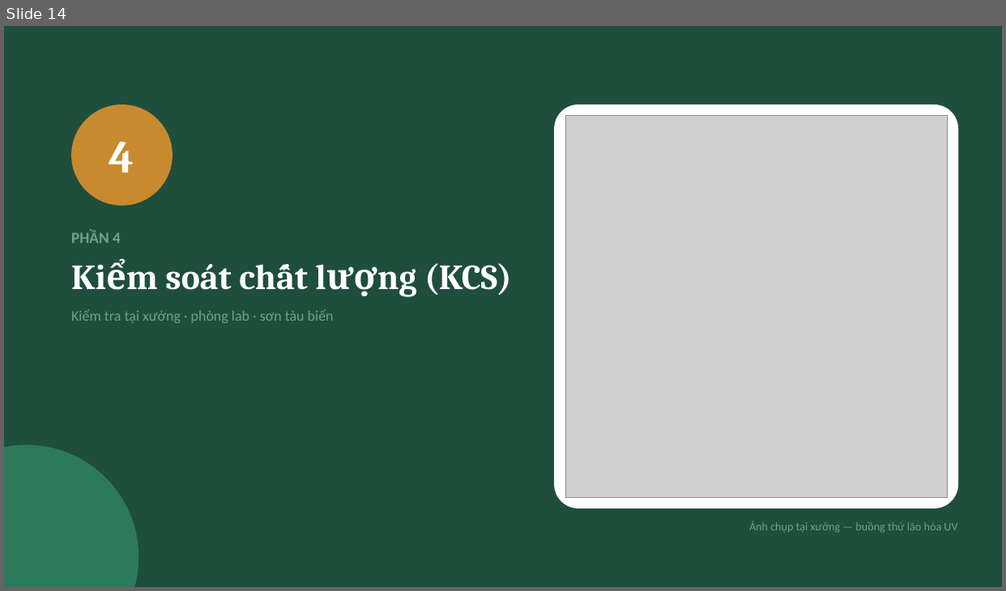
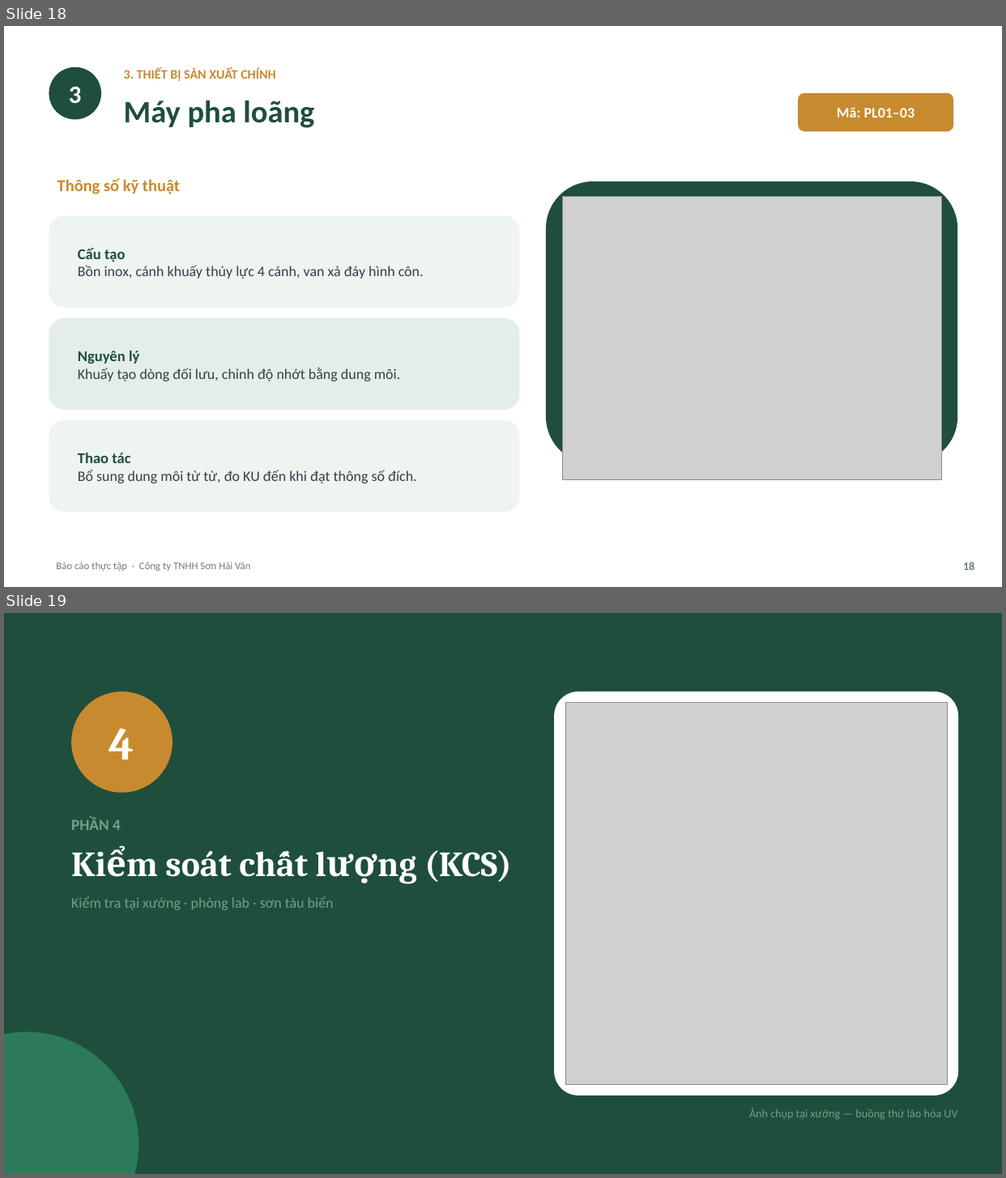
Before and after one commit to tranconcoder/pubic-resources, a slide deck: SuHeo/Báo cáo thực tập - Sơn Hải Vân.pptx. Shown one above the other, each under a label of ours: slide 14 before the commit, slides 18 and 19 after it. The pictures are 1006x591 and 1006x1178 pixels, drawn with LibreOffice and Linux fonts; fonts in the diff are those of the drawing; grey boxes stand for pictures. Boxes give left, top, right and bottom in pixels: in the first picture for what was removed or moved away, otherwise in the second. Text is boxed around its words. In the diff, an @@ line names an element or a change of style, - is before the commit and + after.

```diff
--- a/SuHeo/Báo cáo thực tập - Sơn Hải Vân.pptx
+++ b/SuHeo/Báo cáo thực tập - Sơn Hải Vân.pptx
@@ slide 18 added at (4, 26, 1002, 587), background #FFFFFF @@
@@ ellipse added at (49, 67, 101, 120), fill #1F4E3D, 24 pt, text #FFFFFF, bold @@
+3
@@ text added at (124, 68, 275, 81), 12.5 pt, text #C88A2E, bold @@
+3. THIẾT BỊ SẢN XUẤT CHÍNH
@@ rounded rectangle added at (799, 93, 954, 131), fill #C88A2E, 14 pt, text #FFFFFF, bold @@
+Mã: PL01–03
@@ text added at (124, 101, 314, 128), 30 pt, text #1F4E3D, bold @@
+Máy pha loãng
@@ text added at (57, 178, 180, 194), 16 pt, text #C88A2E, bold @@
+Thông số kỹ thuật
@@ rounded rectangle added at (546, 182, 957, 464), fill #1F4E3D @@
@@ rounded rectangle added at (49, 216, 520, 308), fill #EEF4F0 @@
@@ picture added at (562, 196, 941, 480) @@
@@ text added at (78, 248, 424, 279), 14 pt, text #34404A @@
+Cấu tạo
+Bồn inox, cánh khuấy thủy lực 4 cánh, van xả đáy hình côn.
@@ rounded rectangle added at (49, 318, 520, 409), fill #E4EEE8 @@
@@ text added at (78, 351, 401, 382), 14 pt, text #34404A @@
+Nguyên lý
+Khuấy tạo dòng đối lưu, chỉnh độ nhớt bằng dung môi.
@@ rounded rectangle added at (49, 420, 520, 512), fill #EEF4F0 @@
@@ text added at (78, 453, 417, 484), 14 pt, text #34404A @@
+Thao tác
+Bổ sung dung môi từ từ, đo KU đến khi đạt thông số đích.
@@ text added at (56, 562, 250, 571), 10 pt, text #6E7F77 @@
+Báo cáo thực tập · Công ty TNHH Sơn Hải Vân
@@ text added at (963, 562, 974, 570), 11 pt, text #6E7F77, bold @@
+18
@@ what was slide 14 is now slide 19 @@
```
Also in this commit, not shown: 15 slides changed, 5 other slides added, 1 other file.
